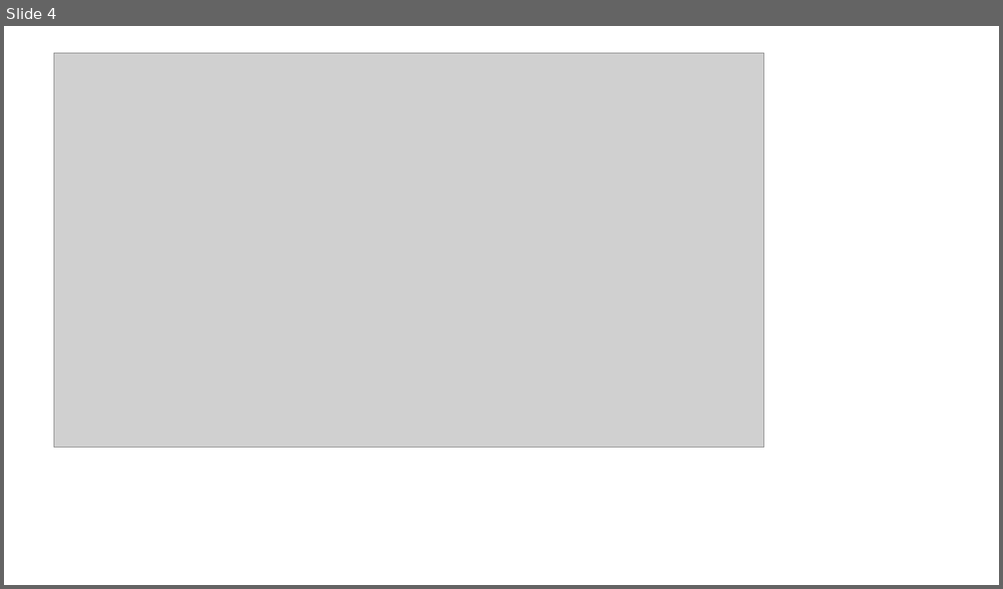
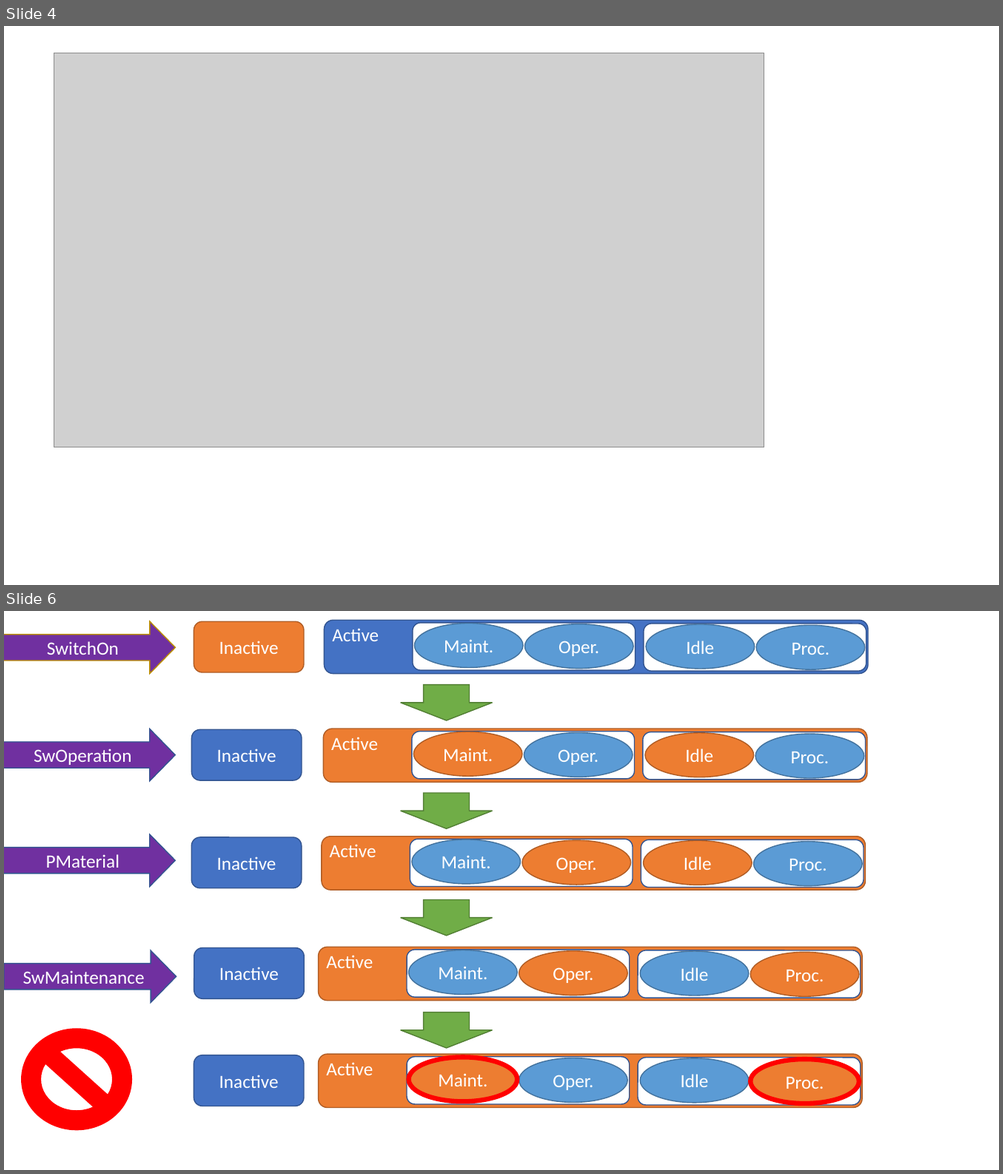
Before and after one commit to TheKorpos/bsc-thesis-latex, a slide deck: src/figures/figs.pptx. Shown one above the other, each under a label of ours: slide 4 before the commit, slides 4 and 6 after it; the slides between them are not shown. The pictures are 1003x589 and 1003x1174 pixels, drawn with LibreOffice and Linux fonts; fonts in the diff are those of the drawing; grey boxes stand for pictures. Boxes give left, top, right and bottom in pixels: in the first picture for what was removed or moved away, otherwise in the second. Text is boxed around its words. In the diff, an @@ line names an element or a change of style, - is before the commit and + after.

```diff
--- a/src/figures/figs.pptx
+++ b/src/figures/figs.pptx
@@ slide 6 added at [4, 611, 999, 1170], background #FFFFFF @@
@@ right arrow added at [4, 621, 176, 674], fill #7030A0, outline #BD8E00 1 pt, 18 pt, text #FFFFFF @@
+SwitchOn
@@ rounded rectangle added at [193, 621, 303, 672], fill #ED7D31, outline #AF5C24 1 pt, 18 pt, text #FFFFFF @@
+Inactive
@@ text added at [324, 618, 404, 647], 18 pt, text #FFFFFF @@
+Active
@@ group added at [324, 620, 868, 674]: 4 ellipses, 3 rounded rectangles, 1 text @@
+Oper.
+Maint.
+Idle
+Proc.
+Active
@@ down arrow added at [400, 685, 492, 721], fill #70AD47, outline #538035 1 pt @@
@@ right arrow added at [4, 729, 176, 781], fill #7030A0, outline #325491 1 pt, 18 pt, text #FFFFFF @@
+SwOperation
@@ rounded rectangle added at [191, 729, 301, 780], fill #4472C4, outline #325491 1 pt, 18 pt, text #FFFFFF @@
+Inactive
@@ group added at [324, 729, 868, 783]: 4 ellipses, 3 rounded rectangles, 1 text @@
+Oper.
+Maint.
+Idle
+Proc.
+Active
@@ down arrow added at [400, 793, 492, 829], fill #70AD47, outline #538035 1 pt @@
@@ right arrow added at [4, 834, 176, 887], fill #7030A0, outline #325491 1 pt, 18 pt, text #FFFFFF @@
+PMaterial
@@ rounded rectangle added at [191, 838, 301, 889], fill #4472C4, outline #325491 1 pt, 18 pt, text #FFFFFF @@
+Inactive
@@ group added at [322, 836, 866, 890]: 4 ellipses, 3 rounded rectangles, 1 text @@
+Oper.
+Maint.
+Idle
+Proc.
+Active
@@ down arrow added at [400, 900, 492, 936], fill #70AD47, outline #538035 1 pt @@
@@ right arrow added at [4, 951, 176, 1002], fill #7030A0, outline #325491 1 pt, 18 pt, text #FFFFFF @@
+SwMaintenance
@@ rounded rectangle added at [194, 948, 304, 999], fill #4472C4, outline #325491 1 pt, 18 pt, text #FFFFFF @@
+Inactive
@@ group added at [318, 948, 862, 1001]: 4 ellipses, 3 rounded rectangles, 1 text @@
+Oper.
+Maint.
+Idle
+Proc.
+Active
@@ no-entry sign added at [22, 1030, 131, 1131], fill #FF0000, outline #FF0000 1 pt @@
@@ down arrow added at [400, 1012, 492, 1048], fill #70AD47, outline #538035 1 pt @@
@@ rounded rectangle added at [193, 1056, 303, 1106], fill #4472C4, outline #325491 1 pt, 18 pt, text #FFFFFF @@
+Inactive
@@ group added at [318, 1054, 862, 1108]: 4 ellipses, 3 rounded rectangles, 1 text @@
+Oper.
+Maint.
+Idle
+Proc.
+Active
```
Also in this commit, not shown: 1 other slide added, 9 other files.
